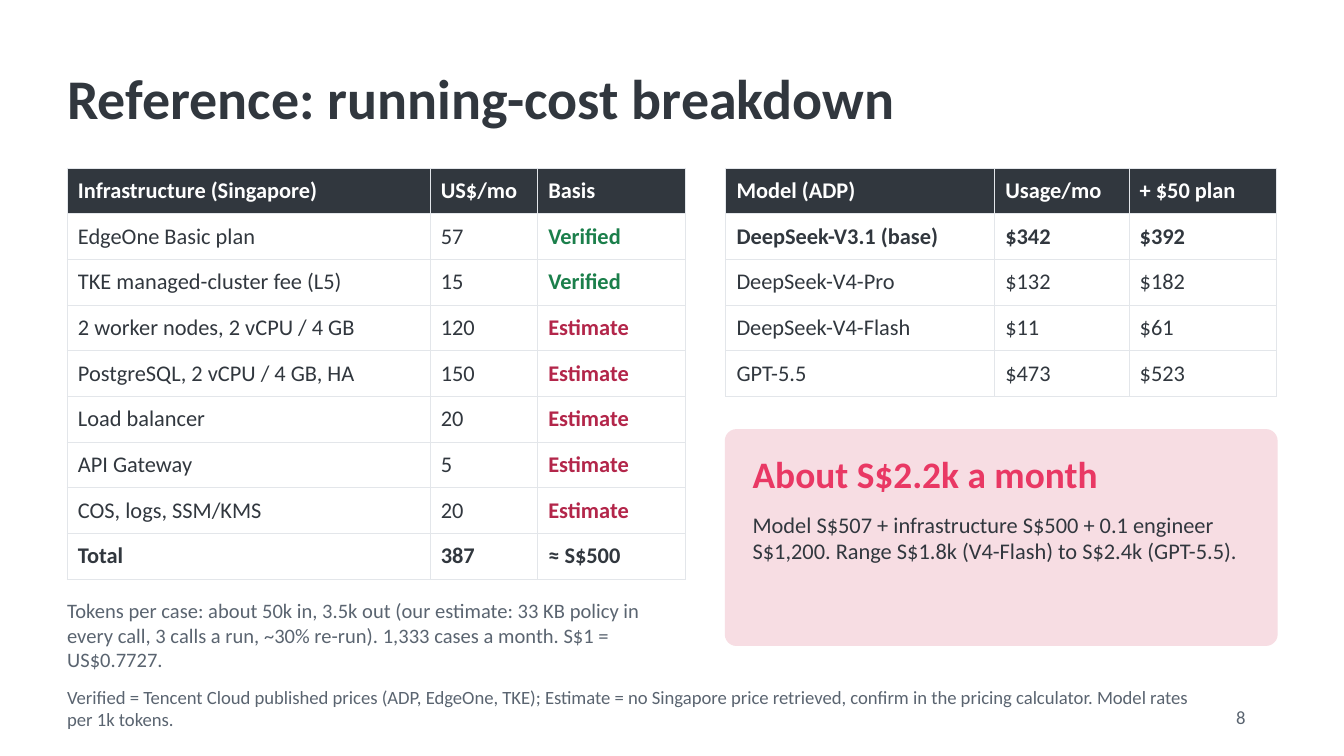
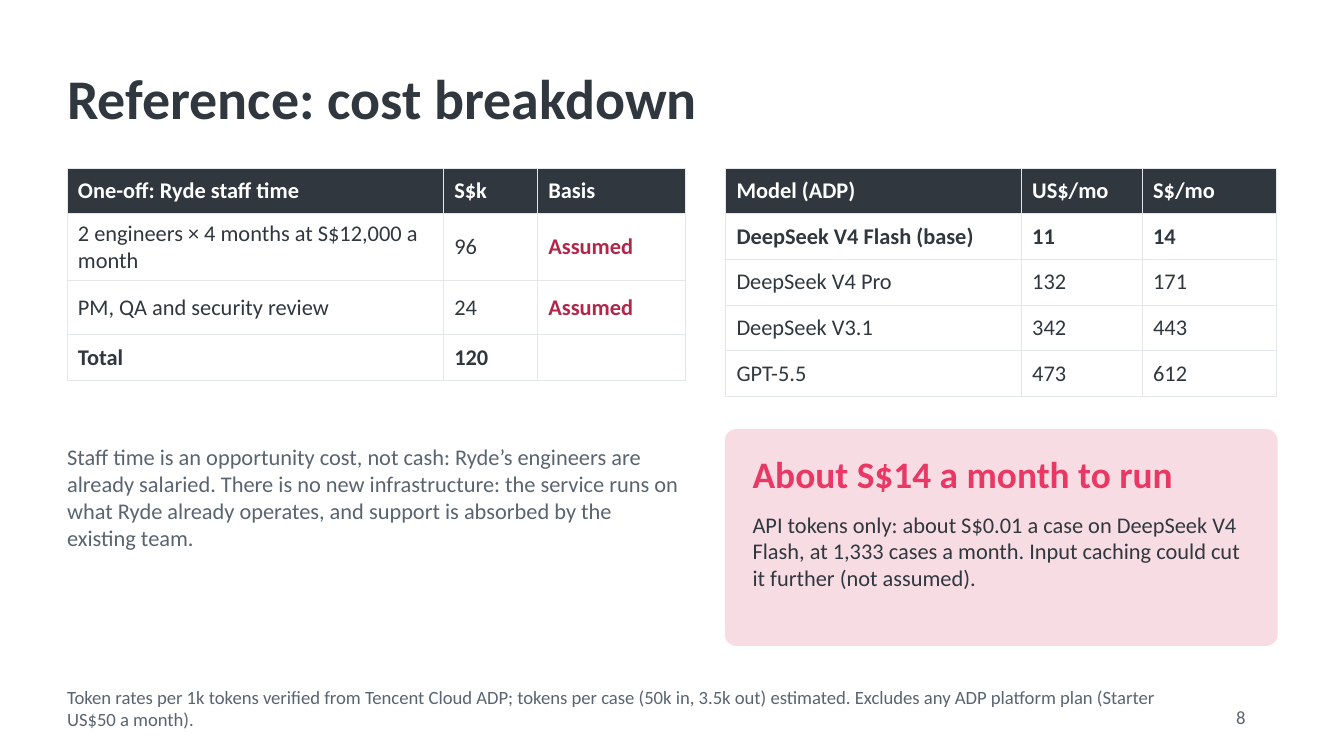
Before and after one commit to hermicaduceus/ryde-dispute-resolution-submission, a slide deck: slide 8 of tools/deployment/ryde-dispute-pitch.pptx. Drawn at 1344x756 pixels with LibreOffice and Linux fonts; fonts in the diff are those of the drawing. Boxes give left, top, right and bottom in pixels: in the first picture for what was removed or moved away, otherwise in the second. Text is boxed around its words. In the diff, an @@ line names an element or a change of style, - is before the commit and + after.

Commit message:
update slide

```diff
--- a/tools/deployment/ryde-dispute-pitch.pptx
+++ b/tools/deployment/ryde-dispute-pitch.pptx
@@ text at (67,79,697,120): text changed @@
-Reference: running-cost breakdown
+Reference: cost breakdown
@@ table at (67,168,685,369) @@
-row 1: Infrastructure (Singapore) | US$/mo | Basis
-row 2: EdgeOne Basic plan | 57 | Verified
-row 3: TKE managed-cluster fee (L5) | 15 | Verified
-row 4: 2 worker nodes, 2 vCPU / 4 GB | 120 | Estimate
-row 5: PostgreSQL, 2 vCPU / 4 GB, HA | 150 | Estimate
-row 6: Load balancer | 20 | Estimate
-row 7: API Gateway | 5 | Estimate
-row 8: COS, logs, SSM/KMS | 20 | Estimate
-row 9: Total | 387 | ≈ S$500
+row 1: One-off: Ryde staff time | S$k | Basis
+row 2: 2 engineers × 4 months at S$12,000 a month | 96 | Assumed
+row 3: PM, QA and security review | 24 | Assumed
+row 4: Total | 120 | 
@@ table at (726,168,1277,385) @@
-row 1, column 2: Usage/mo
+row 1, column 2: US$/mo
-row 1, column 3: + $50 plan
+row 1, column 3: S$/mo
-row 2: DeepSeek-V3.1 (base) | $342 | $392
+row 2: DeepSeek V4 Flash (base) | 11 | 14
-row 3: DeepSeek-V4-Pro | $132 | $182
+row 3: DeepSeek V4 Pro | 132 | 171
-row 4: DeepSeek-V4-Flash | $11 | $61
+row 4: DeepSeek V3.1 | 342 | 443
-row 5, column 2: $473
+row 5, column 2: 473
-row 5, column 3: $523
+row 5, column 3: 612
@@ text added at (67,449,678,550), 12 pt, text #5A6470 @@
+Staff time is an opportunity cost, not cash: Ryde’s engineers are already salaried. There is no new infrastructure: the service runs on what Ryde already operates, and support is absorbed by the existing team.
@@ text at (753,462,1172,492): text changed @@
-About S$2.2k a month
+About S$14 a month to run
@@ text at (753,517,1240,589): text changed @@
-Model S$507 + infrastructure S$500 + 0.1 engineer S$1,200. Range S$1.8k (V4-Flash) to S$2.4k (GPT-5.5).
+API tokens only: about S$0.01 a case on DeepSeek V4 Flash, at 1,333 cases a month. Input caching could cut it further (not assumed).
@@ text removed at (67,603,639,670) @@
-Tokens per case: about 50k in, 3.5k out (our estimate: 33 KB policy in every call, 3 calls a run, ~30% re-run). 1,333 cases a month. S$1 = US$0.7727.
@@ text at (67,690,1154,728): text changed @@
-Verified = Tencent Cloud published prices (ADP, EdgeOne, TKE); Estimate = no Singapore price retrieved, confirm in the pricing calculator. Model rates per 1k tokens.
+Token rates per 1k tokens verified from Tencent Cloud ADP; tokens per case (50k in, 3.5k out) estimated. Excludes any ADP platform plan (Starter US$50 a month).
```
Also in this commit, not shown: 5 other slides changed, 2 slides added, 1 slide removed, 3 other files.
